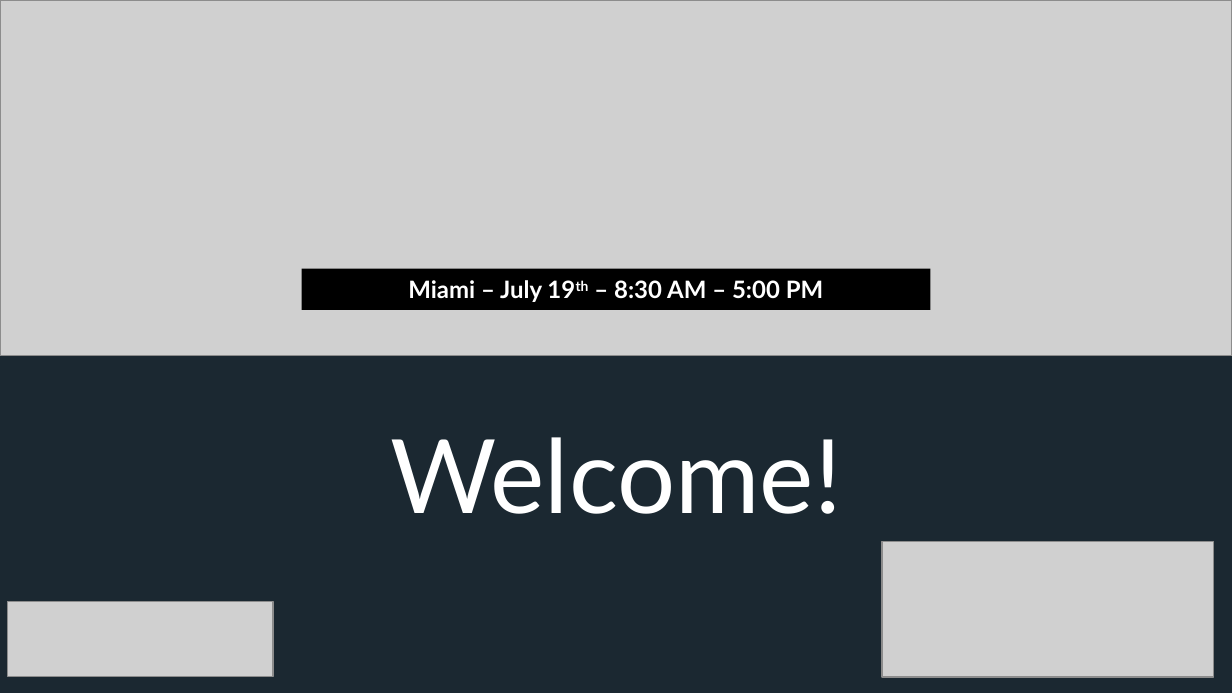
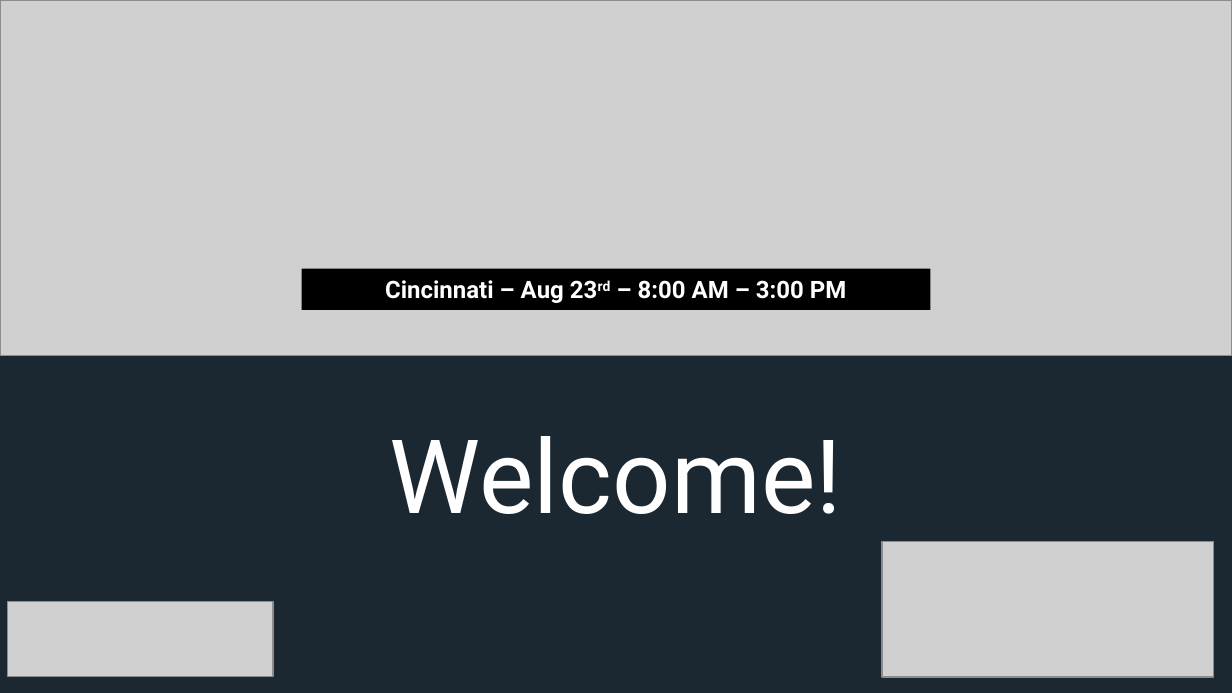
Before and after one commit to appalrpivotal/PCF-Workshop-ESI, a slide deck: slide 2 of presentations/1-Workshop_Kickoff.pptx. Drawn at 1232x693 pixels with LibreOffice and Linux fonts; fonts in the diff are those of the drawing; grey boxes stand for pictures; background and template pictures are left out; a plain dark background stands for a picture behind light text. Boxes give left, top, right and bottom in pixels: in the first picture for what was removed or moved away, otherwise in the second. Text is boxed around its words. In the diff, an @@ line names an element or a change of style, - is before the commit and + after.

```diff
--- a/presentations/1-Workshop_Kickoff.pptx
+++ b/presentations/1-Workshop_Kickoff.pptx
@@ text in rectangle at box(385, 280, 846, 303): text changed; font Lato to Roboto @@
-Miami – July 19th – 8:30 AM – 5:00 PM
+Cincinnati – Aug 23rd – 8:00 AM – 3:00 PM
@@ text "Welcome!" at box(390, 436, 842, 514): font Lato to Roboto; less space between paragraphs @@
```
Also in this commit, not shown: 6 other slides changed, 1 slide added, 2 slides removed, 5 other files.
